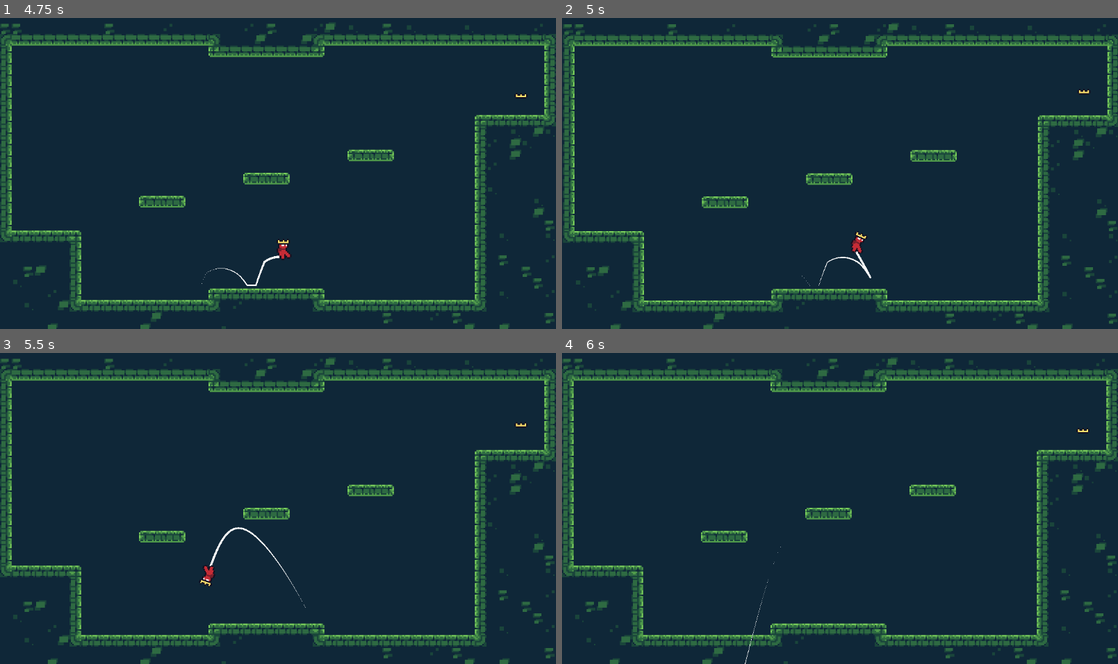
Above: before the commit, frames 1-4 (two rows, left to right).
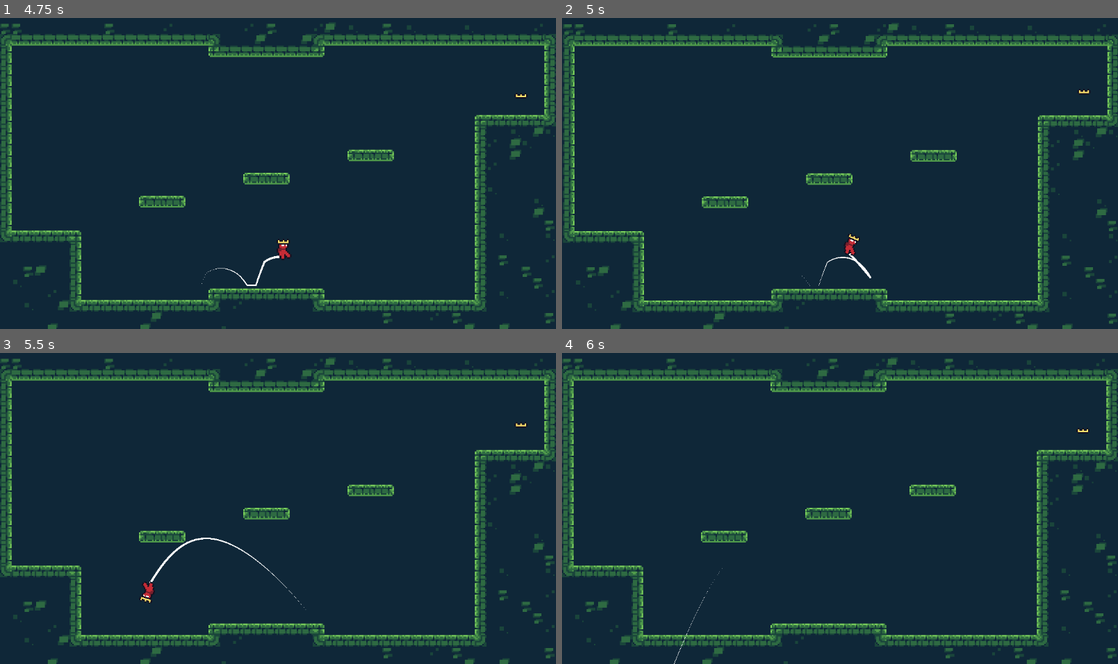
Above: after the commit, the same moments.

Repository: Brooklyn-Dev/gmtk-2025
Game: Godot game, scene res://scenes/Menu.tscn
Same seed, same stepped clock (60 frames per second), same inputs: the game is played once before the commit and once after it.
Inputs:
- Up to frame 1 (4.75 s): click "start" at 0.5 s; tap Enter (ui_accept) at 1.25 s; hold Right (move_right) 1.28-2.78 s; tap Z (jump) at 1.35, 1.52, 1.82, 2.1, 2.27, 2.57, 2.85, 3.6, 3.77, 4.07, 4.35, 4.52 s; hold Left (move_left) 2.78-3.53 s; hold Right (move_right) from 3.53 s (still down)
- Up to frame 2 (5 s): keep holding Right (move_right); tap Z (jump) at 4.82 s; tap R (reset) at 4.9 s
- Up to frame 3 (5.5 s): release Right (move_right) at 5.03 s; hold Left (move_left) from 5.03 s (still down); tap Z (jump) at 5.1, 5.27 s
- Up to frame 4 (6 s): tap Z (jump) at 5.57, 5.85 s; release Left (move_left) at 5.78 s; hold Right (move_right) from 5.78 s (still down)

Frame 1 is identical in both runs. In frame 2, 0.2% of the frame differs, in the area x 46-56%, y 68-84%; in frame 3, 0.5%, in the area x 25-55%, y 56-83%; in frame 4, less than 0.1%.

Commit message:
refactor: player code

Diff:
--- a/scenes/player/player.gd
+++ b/scenes/player/player.gd
@@ -1,75 +1,111 @@
 extends CharacterBody2D
 
+# Node references
 @onready var ray_cast_lt := $RayCastLT
 @onready var ray_cast_rt := $RayCastRT
 @onready var ray_cast_lb := $RayCastLB
 @onready var ray_cast_rb := $RayCastRB
-
 @onready var collision_shape := $CollisionShape2D
 @onready var anim_sprite := $AnimatedSprite2D
 
-@export var jump_sfx: AudioStream
-@export var death_sfx: AudioStream
-
+# Movement
 @export var speed := 90.0
 @export var acceleration := 20.0
 @export var friction := 1000.0
 @export var air_control_factor := 0.5
 @export var max_fall_speed := 200.0
 
+# Jump
 @export var jump_force := 270.0
 @export var jump_cut_factor := 0.3
+@export var coyote_time := 0.1
+@export var jump_buffer_time := 0.1
+@export var hang_gravity_factor := 0.5
+@export var hang_velocity_threshold := 50.0
+
+# Wall jump
 @export var wall_jump_x_speed := 150.0
 @export var wall_jump_y_speed := 270.0
 @export var wall_jump_time := 0.1
 @export var wall_jump_control_factor := 0.2
 @export var max_wall_slide_speed := 60.0
 
-@export var coyote_time := 0.1
-@export var jump_buffer_time := 0.1
-
-@export var hang_gravity_factor := 0.5
-@export var hang_velocity_threshold := 50.0
-
+# Audio
+@export var jump_sfx: AudioStream
+@export var death_sfx: AudioStream
+
+# Animation
+@export var scale_speed := 15.0
+@export var squash_time := 0.08
+
+# State
+var is_dead := false
+var death_rotation_speed: float
 var wall_jump_timer := 0.0
-
 var coyote_timer := 0.0
 var jump_buffer_timer := 0.0
-
-var is_dead := false
-var death_rotation_speed: float
-
-var scale_speed := 15.0
-var squash_time := 0.08
 var squash_timer := 0.0
-
 var was_on_floor := false
 
 var gravity = ProjectSettings.get_setting("physics/2d/default_gravity")
 
-func _process(delta):
+func _process(delta: float):
 	if Input.is_action_just_pressed("reset"):
 		die()
 		await get_tree().create_timer(1.5).timeout
 		SceneManager.restart_current_scene()
 
-	if squash_timer > 0.0:
-		squash_timer -= delta
-	else:
-		anim_sprite.scale = anim_sprite.scale.lerp(Vector2.ONE, scale_speed * delta)
-
-	if not was_on_floor and is_on_floor():
-		_squash(Vector2(1.2, 0.8))
-		CameraManager.start_shake(0.5, 0.2)
-
-func _physics_process(delta):
+	_handle_animation(delta)
+	_handle_landing_detection()
+
+func _physics_process(delta: float):
 	if is_dead:
-		velocity.y += gravity * delta
-		rotation_degrees += death_rotation_speed * delta
-		move_and_slide()
+		_handle_death_physics(delta)
 		return
 
 	var control_factor := 1.0
+
+	_handle_gravity_and_timers(delta)
+	_handle_wall_sliding()
+	_handle_jump_input(delta)
+	_handle_movement_input(delta)
+	move_and_slide()
+
+#region Input Handling
+func _handle_movement_input(delta: float):
+	var control_factor = _get_control_factor()
+	var dir = Input.get_axis("move_left", "move_right")
+	if dir != 0:
+		velocity.x = lerp(velocity.x, dir * speed, acceleration * control_factor * delta)
+	else:
+		_apply_friction(control_factor, delta)
+
+func _handle_jump_input(delta: float):
+	if Input.is_action_just_pressed("jump"):
+		jump_buffer_timer = jump_buffer_time
+	else:
+		jump_buffer_timer -= delta
+
+	if Input.is_action_just_released("jump") and velocity.y < 0:
+		velocity.y *= jump_cut_factor
+
+	if jump_buffer_timer > 0.0:
+		_attempt_jump()
+
+func _attempt_jump():
+	var near_wall_left = ray_cast_lb.is_colliding() or ray_cast_lt.is_colliding()
+	var near_wall_right = ray_cast_rb.is_colliding() or ray_cast_rt.is_colliding()
+
+	if coyote_timer > 0.0:
+		_jump()
+	elif near_wall_left:
+		_wall_jump(1)
+	elif near_wall_right:
+		_wall_jump(-1)
+#endregion
+
+#region Physics
+func _handle_gravity_and_timers(delta: float):
 	var gravity_scale = gravity
 
 	if is_on_floor():
@@ -77,60 +113,47 @@
 		was_on_floor = true
 	else:
 		coyote_timer -= delta
-		control_factor = air_control_factor
 		if abs(velocity.y) < hang_velocity_threshold:
 			gravity_scale = gravity * hang_gravity_factor
 		was_on_floor = false
 
 	velocity.y += gravity_scale * delta
+
+	if wall_jump_timer > 0:
+		wall_jump_timer -= delta
+
+func _handle_wall_sliding():
 	if is_on_wall_only():
 		velocity.y = min(velocity.y, max_wall_slide_speed)
 	else:
 		velocity.y = min(velocity.y, max_fall_speed)
 
-	var near_wall_left = ray_cast_lb.is_colliding() or ray_cast_lt.is_colliding()
-	var near_wall_right = ray_cast_rb.is_colliding() or ray_cast_rt.is_colliding()
-
-	if Input.is_action_just_pressed("jump"):
-		jump_buffer_timer = jump_buffer_time
-	else:
-		jump_buffer_timer -= delta
-
-	if Input.is_action_just_released("jump") and velocity.y < 0:
-		velocity.y *= jump_cut_factor
-
-	if jump_buffer_timer > 0.0:
-		if coyote_timer > 0.0:
-			_jump()
-		elif near_wall_left:
-			_wall_jump(1)
-		elif near_wall_right:
-			_wall_jump(-1)
-
+func _get_control_factor() -> float:
+	var control_factor := 1.0 if is_on_floor() else air_control_factor
 	if wall_jump_timer > 0:
-		wall_jump_timer -= delta
 		control_factor *= wall_jump_control_factor
-
-	var dir = Input.get_axis("move_left", "move_right")
-
-	if dir != 0:
-		velocity.x = lerp(velocity.x, dir * speed, acceleration * control_factor * delta)
-	else:
-		var friction_force = friction * control_factor * delta
-		if velocity.x > 0:
-			velocity.x = max(0, velocity.x - friction_force)
-		elif velocity.x < 0:
-			velocity.x = min(0, velocity.x + friction_force)
-
+	return control_factor
+
+func _apply_friction(control_factor: float, delta: float):
+	var friction_force = friction * control_factor * delta
+	if velocity.x > 0:
+		velocity.x = max(0, velocity.x - friction_force)
+	elif velocity.x < 0:
+		velocity.x = min(0, velocity.x + friction_force)
+
+func _handle_death_physics(delta: float):
+	velocity.y += gravity * delta
+	rotation_degrees += death_rotation_speed * delta
 	move_and_slide()
-
+#endregion
+
+#region Movement Actions
 func _jump():
 	jump_buffer_timer = 0.0
 	coyote_timer = 0.0
 	velocity.y = -jump_force
 
-	SfxManager.play(jump_sfx)
-	CameraManager.start_shake(0.4, 0.15)
+	_play_jump_effects()
 	_squash(Vector2(1.2, 0.8))
 
 # wall_dir: +1 for left, -1 for right
@@ -142,8 +165,7 @@
 	velocity.y = -wall_jump_y_speed
 
 	wall_jump_timer = wall_jump_time
-	SfxManager.play(jump_sfx)
-	CameraManager.start_shake(0.4, 0.15)
+	_play_jump_effects()
 	_squash(Vector2(1.3, 0.7))
 
 func die():
@@ -151,20 +173,41 @@
 		return
 	is_dead = true
 
+	_disable_collision()
+	_apply_death_physics()
+	SfxManager.play(death_sfx)
+	CameraManager.start_shake(4, 0.1)
+
+func _disable_collision():
 	collision_layer = 0
 	collision_mask = 0
 	collision_shape.disabled = true
 
+func _apply_death_physics():
 	velocity = Vector2(
 		randf_range(100, 200) * (1.0 if randf() > 0.5 else -1.0),
 		randf_range(-400, -200)
 	)
-
 	death_rotation_speed = randf_range(300, 600) * (1.0 if randf() > 0.5 else -1.0)
-
-	SfxManager.play(death_sfx)
-	CameraManager.start_shake(4, 0.1)
-
-func _squash(new_scale):
+#endregion
+
+#region Animation + Effects
+func _handle_animation(delta: float):
+	if squash_timer > 0.0:
+		squash_timer -= delta
+	else:
+		anim_sprite.scale = anim_sprite.scale.lerp(Vector2.ONE, scale_speed * delta)
+
+func _handle_landing_detection():
+	if not was_on_floor and is_on_floor():
+		_squash(Vector2(1.2, 0.8))
+		CameraManager.start_shake(0.5, 0.2)
+
+func _squash(new_scale: Vector2):
 	squash_timer = squash_time
 	anim_sprite.scale = new_scale
+
+func _play_jump_effects():
+	SfxManager.play(jump_sfx)
+	CameraManager.start_shake(0.35, 0.15)
+#endregion
